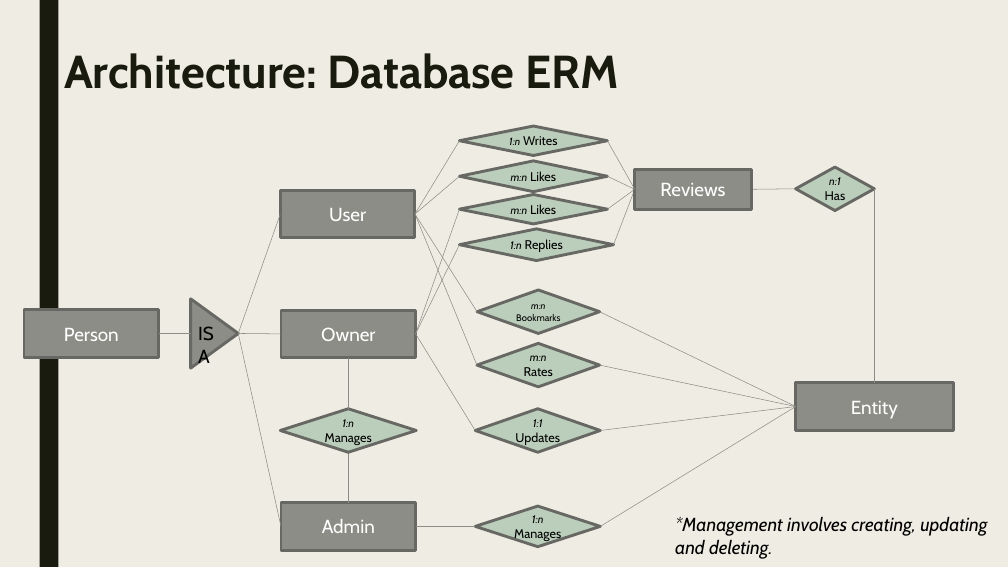
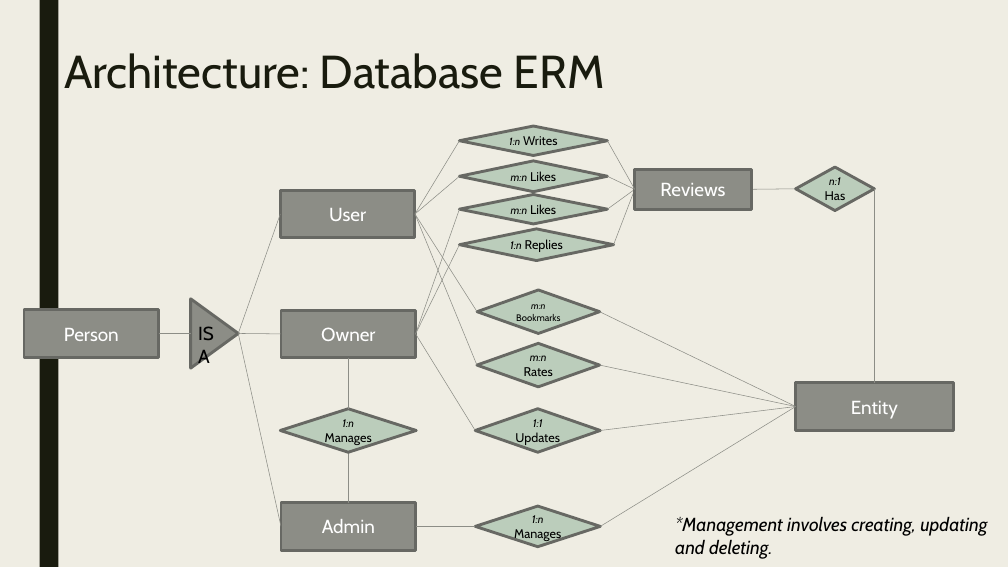
Before and after one commit to bogas04/MVP-Generator, a slide deck: slide 14 of docs/Final/Final.pptx. Drawn at 1008x567 pixels with LibreOffice and Linux fonts; fonts in the diff are those of the drawing. Boxes give left, top, right and bottom in pixels: in the first picture for what was removed or moved away, otherwise in the second. Text is boxed around its words. In the diff, an @@ line names an element or a change of style, - is before the commit and + after.

```diff
--- a/docs/Final/Final.pptx
+++ b/docs/Final/Final.pptx
@@ title "Architecture: Database ERM" at <box>64,53,605,89</box>: bold off @@
```
Also in this commit, not shown: 10 other slides changed, 1 other file.
